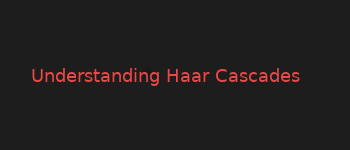
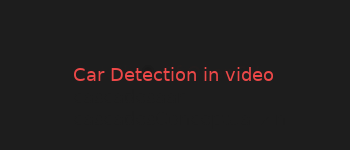
Layer changes from the first w=350, h=150 image to the second:
renamed "Understanding Haar Cascadesaar..." to "Car Detection in video cascade...", painted on it over box(32, 67, 300, 86)
